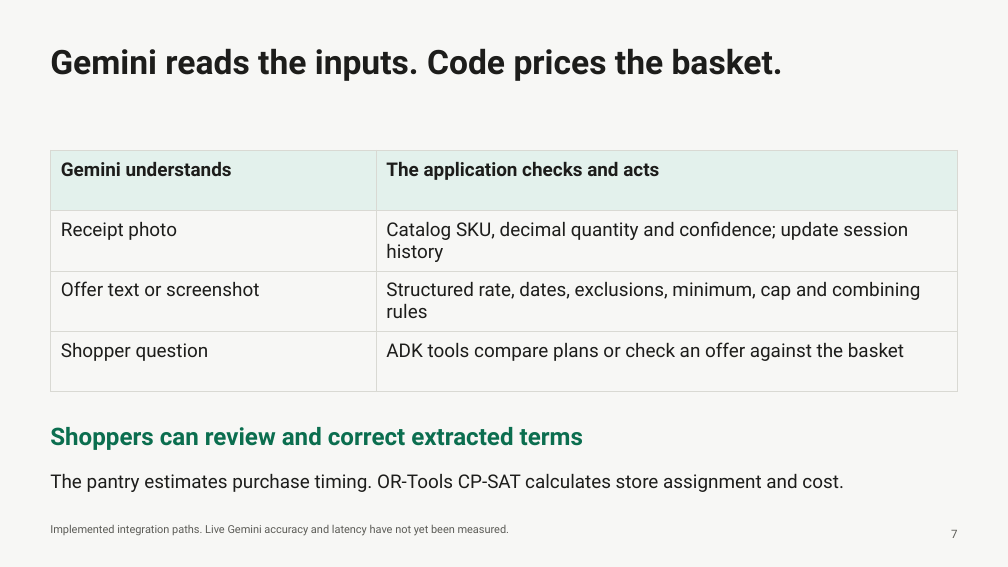
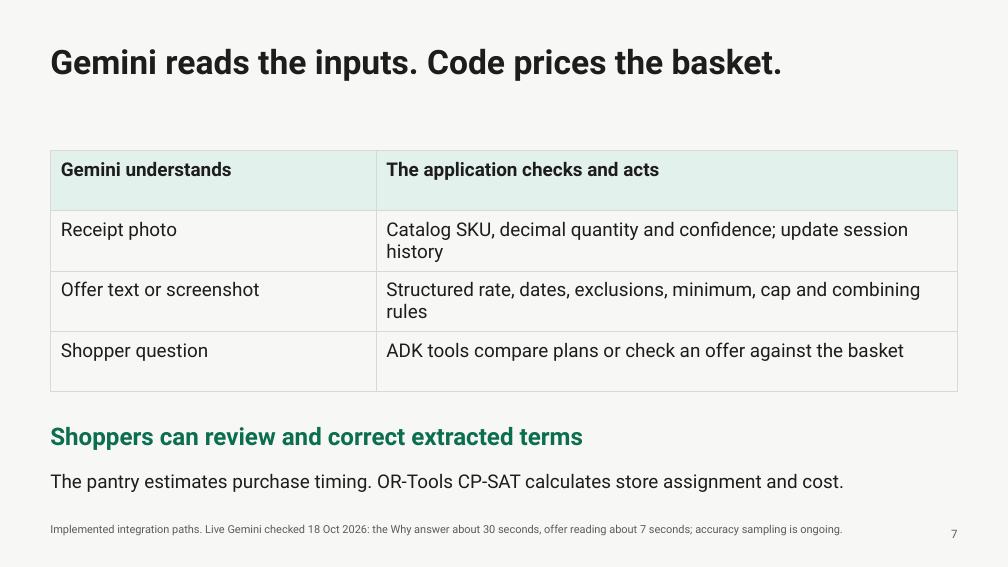
Before and after one commit to nyogendran/savvy-cart-ai, a slide deck: slide 7 of docs/submission/Savvy-Cart-AI-gTaprobane-Final.pptx. Drawn at 1008x567 pixels with LibreOffice and Linux fonts; fonts in the diff are those of the drawing. Boxes give left, top, right and bottom in pixels: in the first picture for what was removed or moved away, otherwise in the second. Text is boxed around its words. In the diff, an @@ line names an element or a change of style, - is before the commit and + after.

```diff
--- a/docs/submission/Savvy-Cart-AI-gTaprobane-Final.pptx
+++ b/docs/submission/Savvy-Cart-AI-gTaprobane-Final.pptx
@@ text at [50,524,842,536]: text changed @@
-Implemented integration paths. Live Gemini accuracy and latency have not yet been measured.
+Implemented integration paths. Live Gemini checked 18 Oct 2026: the Why answer about 30 seconds, offer reading about 7 seconds; accuracy sampling is ongoing.
```
Also in this commit, not shown: 5 other slides changed, 1 other file.
